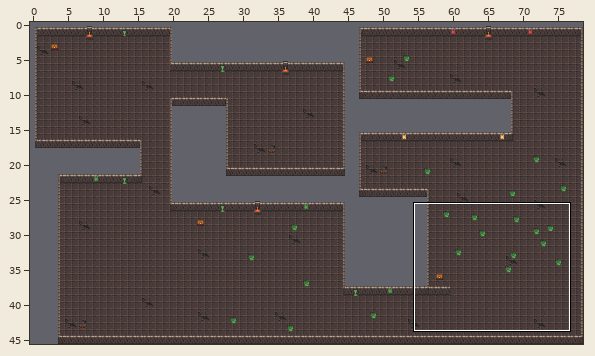
An edit to a level. Tiled map, resources/dungeon-01.tmx. Above: a wide view before the commit, with the close-up outlined.
Close-up. Before the edit:
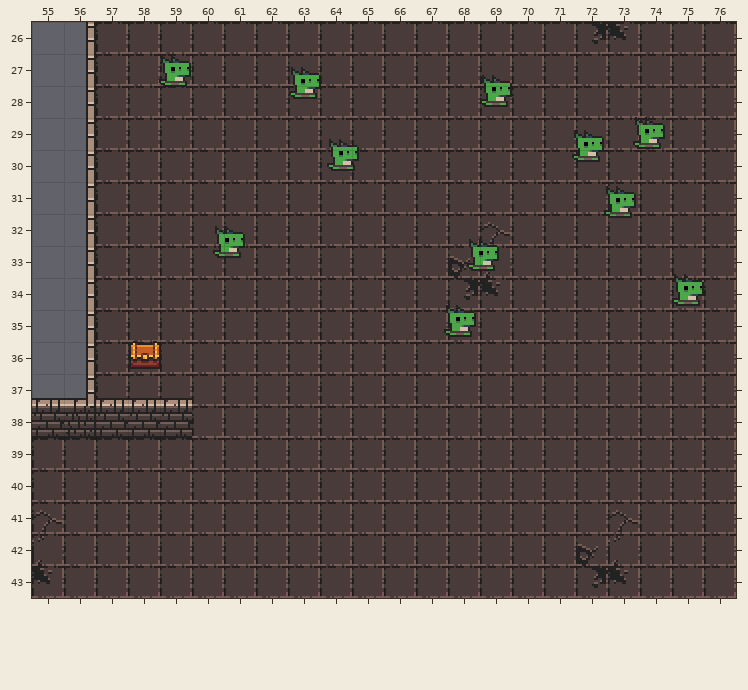
Cells are 16x16 px. Shown: x 55..76, y 26..43. The commit also changed other parts of the map, which this record leaves out.
The result:
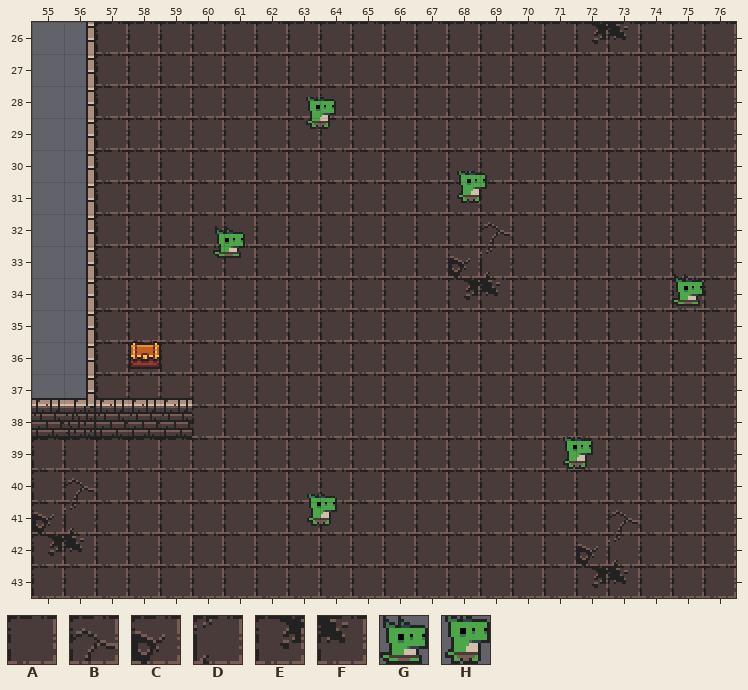
Key: from "dungeon": A 129, B 130, C 161, D 162, E 193, F 194, G 490, H 491.
_ is an empty cell.
Objects are placed by their top-left corner, in cells (3,4 is the top-left corner of cell 3,4); size is 1x1 cell unless given.
Tiles replaced or removed in this view: A, B, D, F.
The commit says: zombie lizard issue fixed
From old to new:
Changed rows in their new state; . is an unchanged cell.
Layer "Ground":
first column x 55:
40 .B
41 CD
42 EF
43 A.
Layer "Walls":
first column x 55:
41 _
42 _
43 _
Layer "Enemies":
added: H at 63.5,28.3
added: H at 68.2,30.7
added: H at 71.5,39
added: H at 63.5,40.8
removed: G at 59,27
removed: G at 63,27.4
removed: G at 69,27.7
removed: G at 73.8,29
removed: G "lizard" at 71.9,29.4
removed: G at 64.2,29.7
removed: G at 72.9,31.1
removed: G at 68.6,32.8
removed: G at 67.9,34.8
